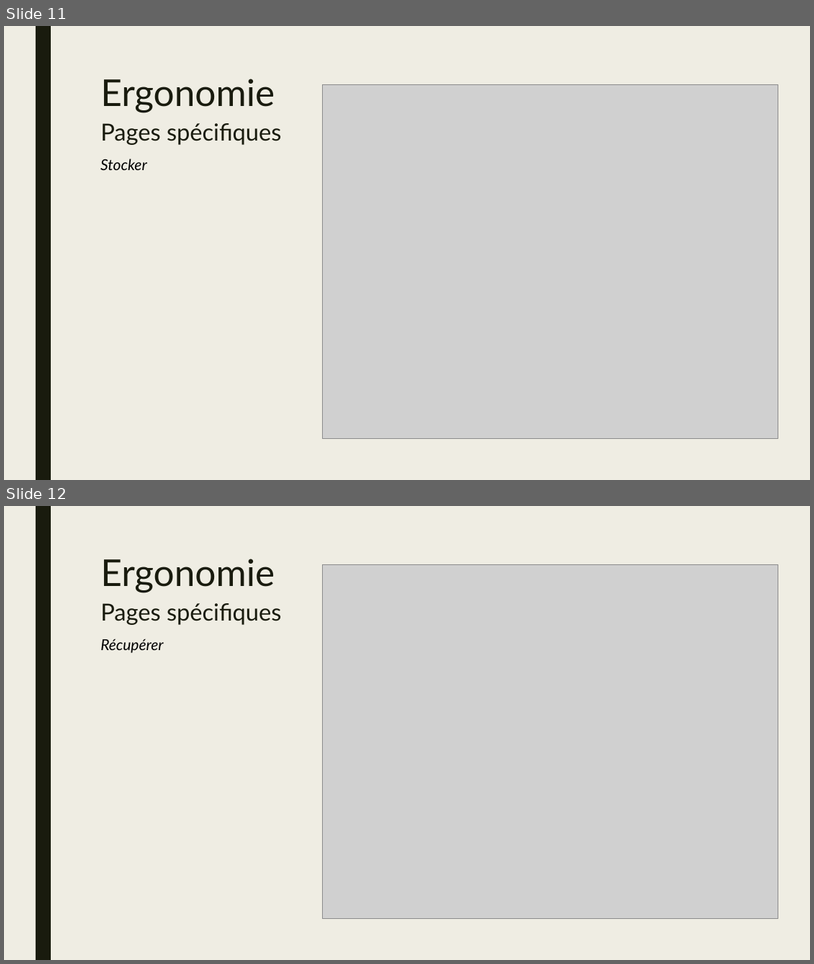
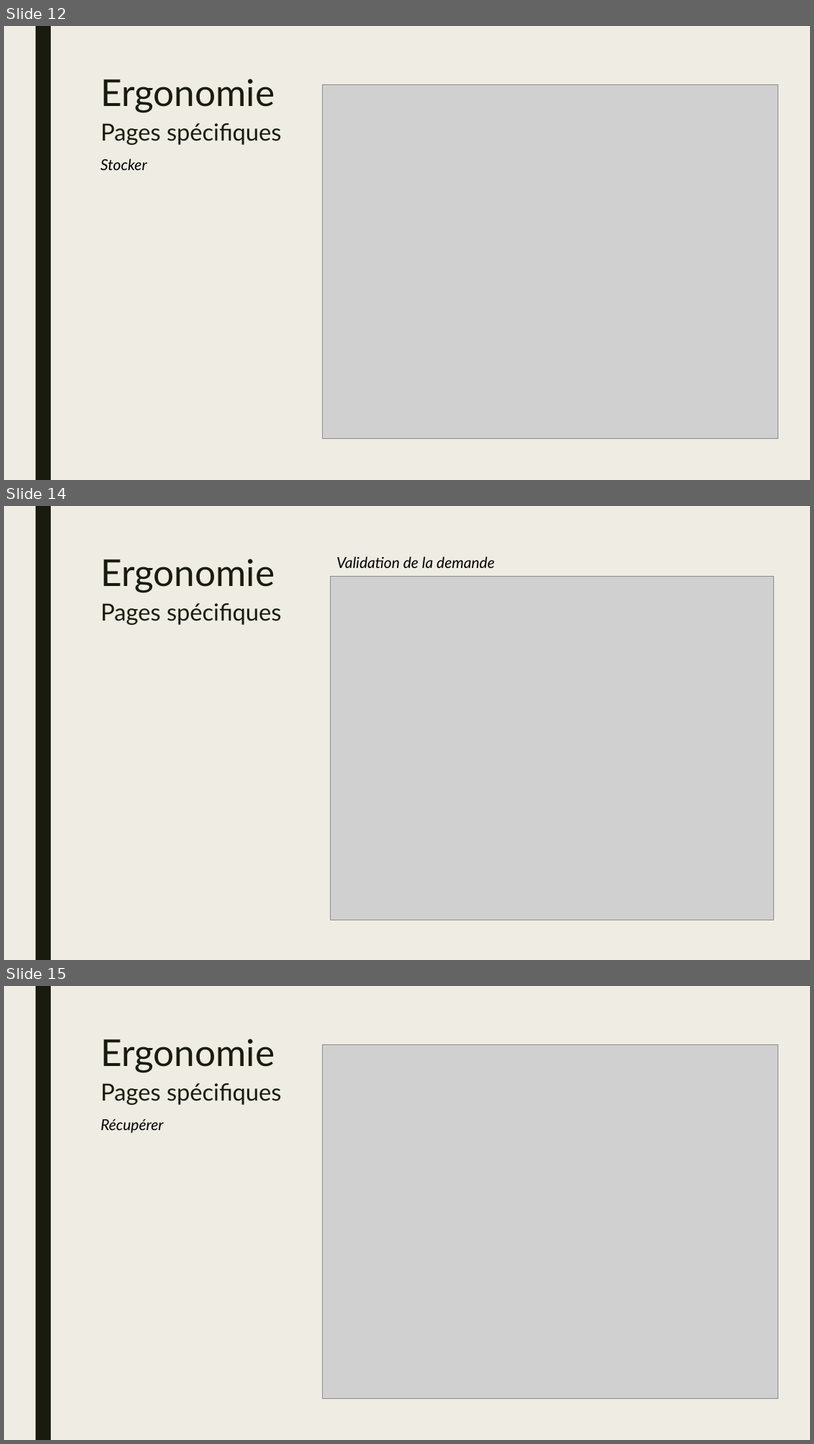
Before and after one commit to csorano/FlexiBox, a slide deck: Diaporama/Diaporama.pptx. Shown one above the other, each under a label of ours: slides 11 and 12 before the commit, slides 12, 14 and 15 after it; the slides between them are not shown. The pictures are 814x964 and 814x1444 pixels, drawn with LibreOffice and Linux fonts; fonts in the diff are those of the drawing; grey boxes stand for pictures. Boxes give left, top, right and bottom in pixels: in the first picture for what was removed or moved away, otherwise in the second. Text is boxed around its words. In the diff, an @@ line names an element or a change of style, - is before the commit and + after.

```diff
--- a/Diaporama/Diaporama.pptx
+++ b/Diaporama/Diaporama.pptx
@@ slide 14 added at <box>4,506,810,960</box>, background #EFEDE3; not listed: 1 template element that a slide beside it also shows @@
@@ title added at <box>100,559,275,592</box>, 44 pt, text #191B0E @@
+Ergonomie
@@ text added at <box>337,556,495,568</box>, 18 pt, text #000000, italic @@
+Validation de la demande
@@ picture added at <box>331,576,774,921</box> @@
@@ text added at <box>100,603,282,625</box>, 28 pt, text #191B0E @@
+Pages spécifiques
@@ what was slide 11 is now slide 12 @@
@@ what was slide 12 is now slide 15 @@
```
Also in this commit, not shown: 4 other slides added, 1 slide removed.
